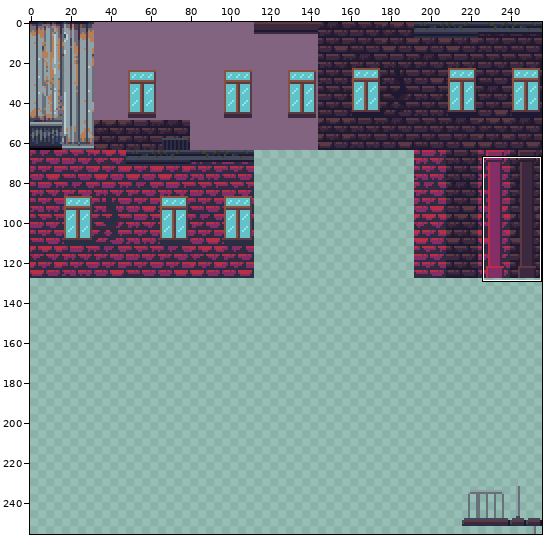
Two versions of one pixel-art file, Assets/Tileset/OutdoorRooms.ase. The first picture is a wide view before the edit; the outline marks the close-up.
Close-up. Before:
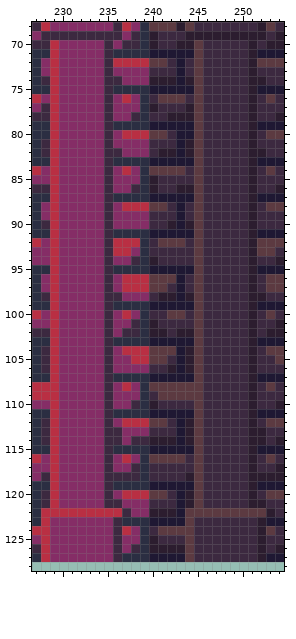
256x256 pixels, 1 frame. Shown: x 227..254, y 68..128.
After the commit:
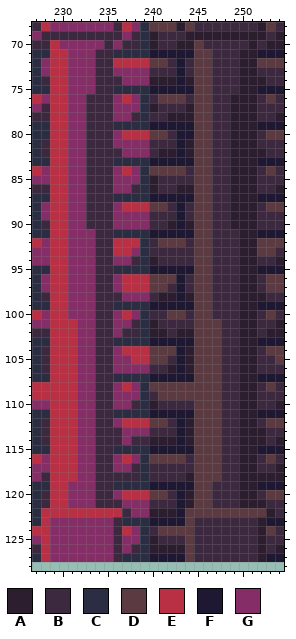
Palette (. is transparent): A #2c1d2f  B #3c2940  C #2b2e42  D #5c3a41  E #b92f43  F #1f1833  G #852d66
Edits made:
Layer "Walls":
Colour B gives way to colour A in rows 71 to 75 at x 250; in rows 76 to 90 at x 249 to 250; in rows 91 to 121 at x 250.
Colour G gives way to colour B in rows 71 to 75 at x 234; in rows 76 to 90 at x 233 to 234; in rows 91 to 121 at x 234.
Colour B gives way to colour D in rows 71 to 100 at x 246; in rows 101 to 118 at x 246 to 247; in rows 119 to 121 at x 246.
Colour G gives way to colour E in rows 71 to 100 at x 230; in rows 101 to 118 at x 230 to 231; in rows 119 to 121 at x 230.
Where, in picture pixels (left, top, right, bottom), the same in both close-ups:
changed: (59, 49, 104, 508)
changed: (203, 49, 248, 508)
